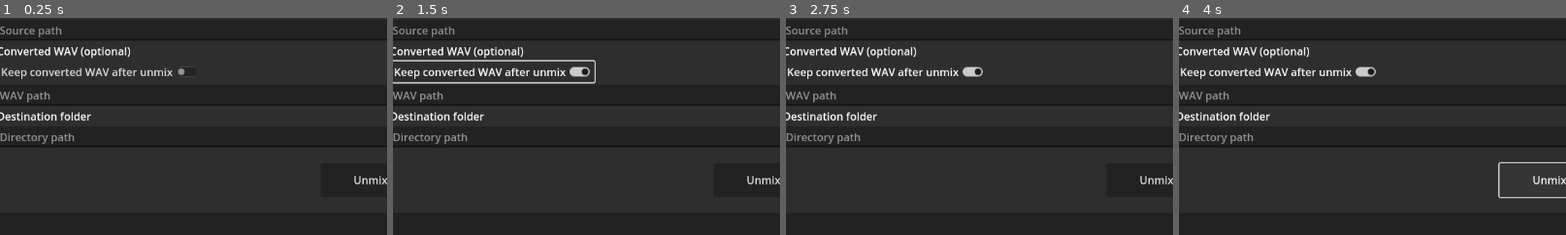
Above: before the commit, frames 1-4 (left to right).
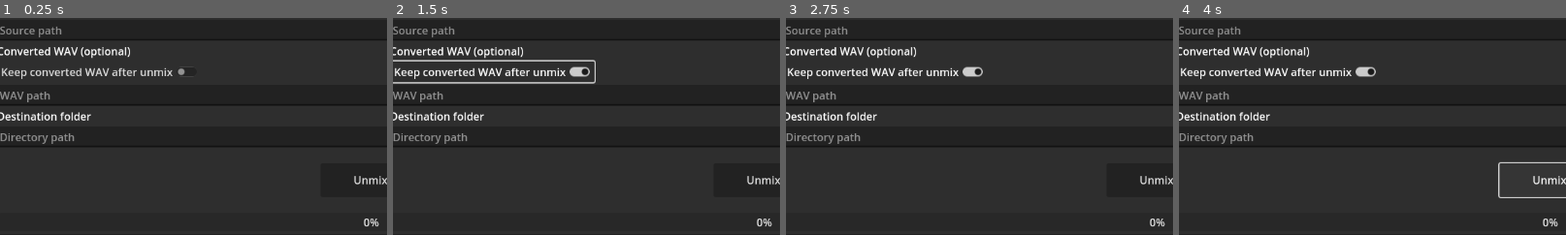
Above: after the commit, the same moments.

Repository: erwan-privat/unmix-gui
Game: Godot game, scene res://main.tscn
The game is run twice, just before and just after one commit, with the same random seed, the same clock (stepped at 60 frames per second) and the same inputs.
Inputs:
- Up to frame 1 (0.25 s): no input
- Up to frame 2 (1.5 s): click "Browse..." at 0.5 s; click "Keep converted WAV after unmix" at 1.25 s
- Up to frame 3 (2.75 s): click "Browse..." at 2 s
- Up to frame 4 (4 s): click "Browse..." at 2.75 s; click "Unmix" at 3.5 s
The pictures show only the part of the screen within x 2-52%, y 12-62%; the shares and areas given below are measured in that part.

The runs differ from the first frame. In frame 1, 0.1% of the frame differs, in the area x 93-98%, y 92-97%; in frame 2, 0.1%; in frame 3, 0.1%; in frame 4, 0.1%.

Commit message:
ui done I think

Diff:
--- a/src/main.gd
+++ b/src/main.gd
@@ -1,4 +1,9 @@
 extends PanelContainer
+
+
+const SLASH = "/"
+const DOT = "."
+const WAV = "wav"
 
 
 func _ready() -> void:
@@ -15,11 +20,21 @@
 
 func _on_source_browse() -> void:
 	print("source open")
+	_on_browse(FileDialog.FILE_MODE_OPEN_FILE,
+			_on_source_changed)
 
 
 func _on_source_changed(path: String) -> void:
 	print("source changed to ", path)
+	var seg := get_dir_name_ext(path)
+	var dir := seg[0]
+	var fna := seg[1]
+	# var ext := seg[2]
 
+	%SourceTxt.text = path
+	%WavPathTxt.text = dir + SLASH + fna + DOT + WAV
+	%DirPathTxt.text = dir + SLASH
+	print(get_dir_name_ext(path))
 
 func _on_keepwav_toggle(state: bool) -> void:
 	print("keep wav ", state)
@@ -27,18 +42,43 @@
 
 func _on_wav_browse() -> void:
 	print("wav browse")
+	_on_browse(FileDialog.FILE_MODE_OPEN_FILE,
+			_on_wav_changed)
 
 
 func _on_wav_changed(path: String) -> void:
 	print("wav changed to ", path)
+	%WavPathTxt.txt = path
 
 
 func _on_dir_browse() -> void:
 	print("dir browse")
+	_on_browse(FileDialog.FILE_MODE_OPEN_DIR,
+			_on_dir_changed)
 
 
 func _on_dir_changed(path: String) -> void:
 	print("dir changed to ", path)
+	%DirPathTxt.text = path
+
+
+func _on_browse(mode: FileDialog.FileMode,
+		callback: Callable) -> void:
+
+	var fd := FileDialog.new()
+	fd.access = FileDialog.ACCESS_FILESYSTEM
+	fd.file_mode = mode
+
+	var sig: Signal
+	if mode == FileDialog.FILE_MODE_OPEN_FILE:
+		sig = fd.file_selected
+	elif mode == FileDialog.FILE_MODE_OPEN_DIR:
+		sig = fd.dir_selected
+	else:
+		error("Wrong file mode sent")
+
+	sig.connect(callback)
+	fd.popup()
 
 
 func _on_unmix() -> void:
@@ -47,13 +87,45 @@
 
 # Main functions #
 
+## Return an array containing the conversion from the string
+## "/full/path/filename.ext" to ["/full/path", "filename",
+## "ext"]
+func get_dir_name_ext(path: String) -> Array[String]:
+	var segments := path.split(SLASH)
+	var dir := SLASH.join(segments.slice(0, -1))
+	var fn_seg := segments[-1].split(DOT)
+	var fn := DOT.join(fn_seg.slice(0, -1))
+	var ext := fn_seg[-1]
+	return [dir, fn, ext]
+
 
 func unmix() -> void:
-	print("unmix")
+	var src_path = %SourceTxt.text
+	var wav_path = %WavPathTxt.text
+	var dir_path = %DirPathTxt.text
+
+	if not (src_path and wav_path and dir_path) \
+			or src_path == "" \
+			or wav_path == "" \
+			or dir_path == "":
+		error("Invalid paths to unmix")
+		return
+
+	var params := [src_path, wav_path, dir_path]
+	var output: Array[String]
+
+	print("executing unmix with params ", params)
+	OS.execute("./umx.sh", params, output, true)
+	%Console.text = output[0]
+
+
+func error(msg: String) -> void:
+	printerr(msg)
+	OS.alert(msg)
 
 
 func abort() -> void:
-	print("abort")
+	print(tr("abort"))
 
 
 func quit() -> void:
--- a/src/main.tscn
+++ b/src/main.tscn
@@ -11,15 +11,15 @@
 grow_vertical = 2
 script = ExtResource("1_nkupt")
 
-[node name="VBoxContainer" type="VBoxContainer" parent="."]
+[node name="MenuContentVBox" type="VBoxContainer" parent="."]
 layout_mode = 2
 
-[node name="MenuBar" type="MenuBar" parent="VBoxContainer"]
+[node name="MenuBar" type="MenuBar" parent="MenuContentVBox"]
 custom_minimum_size = Vector2(20, 0)
 layout_mode = 2
 script = ExtResource("2_dq8v7")
 
-[node name="MarginContainer" type="MarginContainer" parent="VBoxContainer"]
+[node name="MarginContainer" type="MarginContainer" parent="MenuContentVBox"]
 layout_mode = 2
 size_flags_vertical = 3
 theme_override_constants/margin_left = 20
@@ -27,109 +27,114 @@
 theme_override_constants/margin_right = 20
 theme_override_constants/margin_bottom = 20
 
-[node name="VBoxContainer" type="VBoxContainer" parent="VBoxContainer/MarginContainer"]
+[node name="MainVBox" type="VBoxContainer" parent="MenuContentVBox/MarginContainer"]
 layout_mode = 2
 
-[node name="Label" type="Label" parent="VBoxContainer/MarginContainer/VBoxContainer"]
+[node name="SourceLbl" type="Label" parent="MenuContentVBox/MarginContainer/MainVBox"]
 layout_mode = 2
 text = "Audio source file"
 
-[node name="HBoxContainer" type="HBoxContainer" parent="VBoxContainer/MarginContainer/VBoxContainer"]
+[node name="SourceHBox" type="HBoxContainer" parent="MenuContentVBox/MarginContainer/MainVBox"]
 layout_mode = 2
 
-[node name="SourceTxt" type="LineEdit" parent="VBoxContainer/MarginContainer/VBoxContainer/HBoxContainer"]
+[node name="SourceTxt" type="LineEdit" parent="MenuContentVBox/MarginContainer/MainVBox/SourceHBox"]
 unique_name_in_owner = true
 layout_mode = 2
 size_flags_horizontal = 3
 placeholder_text = "Source path"
 
-[node name="SourceBtn" type="Button" parent="VBoxContainer/MarginContainer/VBoxContainer/HBoxContainer"]
+[node name="SourceBtn" type="Button" parent="MenuContentVBox/MarginContainer/MainVBox/SourceHBox"]
 unique_name_in_owner = true
 layout_mode = 2
 text = "Browse..."
 
-[node name="Label3" type="Label" parent="VBoxContainer/MarginContainer/VBoxContainer"]
+[node name="ConvertedLbl" type="Label" parent="MenuContentVBox/MarginContainer/MainVBox"]
 layout_mode = 2
 text = "Converted WAV (optional)"
 
-[node name="KeepWavBtn" type="CheckButton" parent="VBoxContainer/MarginContainer/VBoxContainer"]
+[node name="KeepWavBtn" type="CheckButton" parent="MenuContentVBox/MarginContainer/MainVBox"]
 unique_name_in_owner = true
 layout_mode = 2
 size_flags_horizontal = 0
 text = "Keep converted WAV after unmix"
 
-[node name="HBoxContainer3" type="HBoxContainer" parent="VBoxContainer/MarginContainer/VBoxContainer"]
+[node name="WavHBox" type="HBoxContainer" parent="MenuContentVBox/MarginContainer/MainVBox"]
 layout_mode = 2
 
-[node name="WavPathTxt" type="LineEdit" parent="VBoxContainer/MarginContainer/VBoxContainer/HBoxContainer3"]
+[node name="WavPathTxt" type="LineEdit" parent="MenuContentVBox/MarginContainer/MainVBox/WavHBox"]
 unique_name_in_owner = true
 layout_mode = 2
 size_flags_horizontal = 3
 placeholder_text = "WAV path"
 
-[node name="WabPathBtn" type="Button" parent="VBoxContainer/MarginContainer/VBoxContainer/HBoxContainer3"]
+[node name="WavPathBtn" type="Button" parent="MenuContentVBox/MarginContainer/MainVBox/WavHBox"]
 unique_name_in_owner = true
 layout_mode = 2
 text = "Browse..."
 
-[node name="Label2" type="Label" parent="VBoxContainer/MarginContainer/VBoxContainer"]
+[node name="DestinationLbl" type="Label" parent="MenuContentVBox/MarginContainer/MainVBox"]
 layout_mode = 2
 text = "Destination folder"
 
-[node name="HBoxContainer2" type="HBoxContainer" parent="VBoxContainer/MarginContainer/VBoxContainer"]
+[node name="DestinationHBox" type="HBoxContainer" parent="MenuContentVBox/MarginContainer/MainVBox"]
 layout_mode = 2
 
-[node name="DirPathTxt" type="LineEdit" parent="VBoxContainer/MarginContainer/VBoxContainer/HBoxContainer2"]
+[node name="DirPathTxt" type="LineEdit" parent="MenuContentVBox/MarginContainer/MainVBox/DestinationHBox"]
 unique_name_in_owner = true
 layout_mode = 2
 size_flags_horizontal = 3
 placeholder_text = "Directory path"
 
-[node name="DirPathBtn" type="Button" parent="VBoxContainer/MarginContainer/VBoxContainer/HBoxContainer2"]
+[node name="DirPathBtn" type="Button" parent="MenuContentVBox/MarginContainer/MainVBox/DestinationHBox"]
 unique_name_in_owner = true
 layout_mode = 2
 text = "Browse..."
 
-[node name="MarginContainer" type="MarginContainer" parent="VBoxContainer/MarginContainer/VBoxContainer"]
+[node name="MarginContainer" type="MarginContainer" parent="MenuContentVBox/MarginContainer/MainVBox"]
 layout_mode = 2
 theme_override_constants/margin_left = 20
 theme_override_constants/margin_top = 20
 theme_override_constants/margin_right = 20
 theme_override_constants/margin_bottom = 20
 
-[node name="UnmixBtn" type="Button" parent="VBoxContainer/MarginContainer/VBoxContainer/MarginContainer"]
+[node name="UnmixBtn" type="Button" parent="MenuContentVBox/MarginContainer/MainVBox/MarginContainer"]
 unique_name_in_owner = true
 custom_minimum_size = Vector2(150, 50)
 layout_mode = 2
 size_flags_horizontal = 4
 text = "Unmix"
 
-[node name="Console" type="TextEdit" parent="VBoxContainer/MarginContainer/VBoxContainer"]
+[node name="Progress" type="ProgressBar" parent="MenuContentVBox/MarginContainer/MainVBox"]
+unique_name_in_owner = true
+layout_mode = 2
+
+[node name="Console" type="TextEdit" parent="MenuContentVBox/MarginContainer/MainVBox"]
+unique_name_in_owner = true
 layout_mode = 2
 size_flags_vertical = 3
 
-[node name="HBoxContainer4" type="HBoxContainer" parent="VBoxContainer/MarginContainer/VBoxContainer"]
+[node name="FooterHBox" type="HBoxContainer" parent="MenuContentVBox/MarginContainer/MainVBox"]
 layout_mode = 2
 
-[node name="AbortBtn" type="Button" parent="VBoxContainer/MarginContainer/VBoxContainer/HBoxContainer4"]
+[node name="AbortBtn" type="Button" parent="MenuContentVBox/MarginContainer/MainVBox/FooterHBox"]
 unique_name_in_owner = true
 layout_mode = 2
 text = "Abort"
 
-[node name="Control" type="Control" parent="VBoxContainer/MarginContainer/VBoxContainer/HBoxContainer4"]
+[node name="Control" type="Control" parent="MenuContentVBox/MarginContainer/MainVBox/FooterHBox"]
 layout_mode = 2
 size_flags_horizontal = 3
 
-[node name="QuitBtn" type="Button" parent="VBoxContainer/MarginContainer/VBoxContainer/HBoxContainer4"]
+[node name="QuitBtn" type="Button" parent="MenuContentVBox/MarginContainer/MainVBox/FooterHBox"]
 unique_name_in_owner = true
 layout_mode = 2
 text = "Quit"
 
-[connection signal="text_change_rejected" from="VBoxContainer/MarginContainer/VBoxContainer/HBoxContainer/SourceTxt" to="." method="_on_source_changed"]
-[connection signal="pressed" from="VBoxContainer/MarginContainer/VBoxContainer/HBoxContainer/SourceBtn" to="." method="_on_source_browse"]
-[connection signal="toggled" from="VBoxContainer/MarginContainer/VBoxContainer/KeepWavBtn" to="." method="_on_keepwav_toggle"]
-[connection signal="text_changed" from="VBoxContainer/MarginContainer/VBoxContainer/HBoxContainer3/WavPathTxt" to="." method="_on_wav_changed"]
-[connection signal="pressed" from="VBoxContainer/MarginContainer/VBoxContainer/HBoxContainer3/WabPathBtn" to="." method="_on_wav_browse"]
-[connection signal="text_changed" from="VBoxContainer/MarginContainer/VBoxContainer/HBoxContainer2/DirPathTxt" to="." method="_on_dir_changed"]
-[connection signal="pressed" from="VBoxContainer/MarginContainer/VBoxContainer/HBoxContainer2/DirPathBtn" to="." method="_on_dir_browse"]
-[connection signal="pressed" from="VBoxContainer/MarginContainer/VBoxContainer/MarginContainer/UnmixBtn" to="." method="_on_unmix"]
+[connection signal="text_changed" from="MenuContentVBox/MarginContainer/MainVBox/SourceHBox/SourceTxt" to="." method="_on_source_changed"]
+[connection signal="pressed" from="MenuContentVBox/MarginContainer/MainVBox/SourceHBox/SourceBtn" to="." method="_on_source_browse"]
+[connection signal="toggled" from="MenuContentVBox/MarginContainer/MainVBox/KeepWavBtn" to="." method="_on_keepwav_toggle"]
+[connection signal="text_changed" from="MenuContentVBox/MarginContainer/MainVBox/WavHBox/WavPathTxt" to="." method="_on_wav_changed"]
+[connection signal="pressed" from="MenuContentVBox/MarginContainer/MainVBox/WavHBox/WavPathBtn" to="." method="_on_wav_browse"]
+[connection signal="text_changed" from="MenuContentVBox/MarginContainer/MainVBox/DestinationHBox/DirPathTxt" to="." method="_on_dir_changed"]
+[connection signal="pressed" from="MenuContentVBox/MarginContainer/MainVBox/DestinationHBox/DirPathBtn" to="." method="_on_dir_browse"]
+[connection signal="pressed" from="MenuContentVBox/MarginContainer/MainVBox/MarginContainer/UnmixBtn" to="." method="_on_unmix"]
Not shown, changed: README.rst
Not shown, added: src/umx.sh
